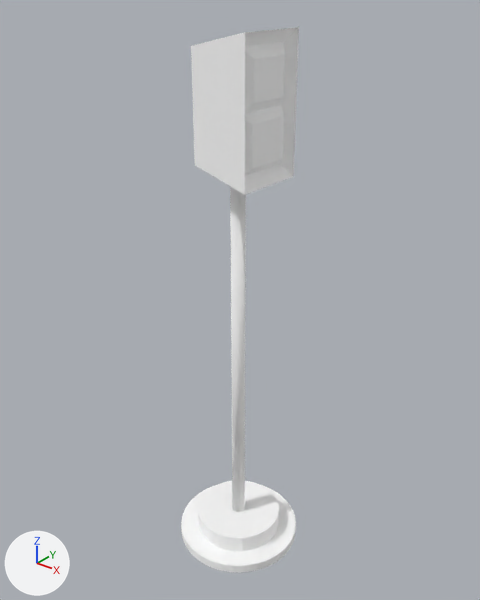
Two versions of the glTF model ampel_pole.glb, one commit apart.
Before and after are seen from a camera (50 mm lens) standing at (1.104, -1.371, 2.33) and looking at (-0.014, 0.025, 1.464). Arrows for +X, +Y and +Z are at lower left; the lights stay in place. Where no turn or scale is listed for an object, it has been applied to the vertices.

The older version as bpy lines, for what is in view:
```python
mat_material_001 = principled_material('Material.001')
mat_material_001.base_color = (1.0, 1.0, 1.0)  # white #ffffff
mat_material_001.metallic = 1.0
mat_material_001.roughness = 1.0
me_cube_003 = bpy.data.meshes.new('Cube.003')
me_cube_003.from_pydata(...)  # 34 vertices, 64 faces; spans x -0.107..0.107, y -0.107..0.107, z -0.107..0.27
me_cube_003.materials.append(mat_material_001)  # white #ffffff
me_cylinder_002 = bpy.data.meshes.new('Cylinder.002')
me_cylinder_002.from_pydata(...)  # a 32-sided cylinder along z spanning x -1.0..1.0, y -1.0..1.0, z -1.0..-0.52
me_cylinder_002.materials.append(mat_material_001)  # white #ffffff
me_cylinder_003 = bpy.data.meshes.new('Cylinder.003')
me_cylinder_003.from_pydata(...)  # a 32-sided cylinder along z spanning x -1.0..1.0, y -1.0..1.0, z -1.0..52.8
me_cylinder_003.materials.append(mat_material_001)  # white #ffffff
me_fußteil_2 = bpy.data.meshes.new('Fußteil 2')
me_fußteil_2.from_pydata(...)  # a 32-sided cylinder along z spanning x -1.0..1.0, y -1.0..1.0, z -0.76..-0.6
me_fußteil_2.materials.append(mat_material_001)  # white #ffffff
ob_cube = bpy.data.objects.new('Cube', me_cube_003)
ob_cube.location = (0.0, 0.0, 1.949)
ob_cylinder_001 = bpy.data.objects.new('Cylinder.001', me_cylinder_002)
ob_cylinder_001.parent = ob_fußteil_1
ob_cylinder_001.location = (0.0, 0.0, 0.0551)
ob_cylinder_001.scale = (0.698, 0.698, 0.698)
ob_fußteil_1 = bpy.data.objects.new('Fußteil 1', me_fußteil_2)
ob_fußteil_1.location = (0.0, 0.0, 0.743)
ob_fußteil_1.scale = (0.2, 0.2, 0.2)
ob_stange = bpy.data.objects.new('Stange', me_cylinder_003)
ob_stange.parent = ob_cylinder_001
ob_stange.location = (0.0, 0.0, -0.406)
ob_stange.scale = (0.154, 0.154, 0.154)
```
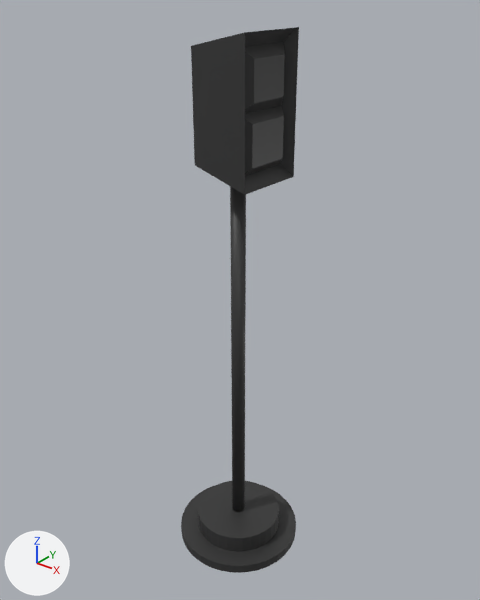
Changed parts and their boxes [x1, y1, x2, y2] in the pictures (480 x 600 px):
'Cube', recoloured, surface changed (white to black)
    both: [191, 27, 299, 195]
'Stange', recoloured, surface changed (white to black)
    both: [230, 187, 246, 512]
'Cylinder.001', recoloured, surface changed (white to black)
    both: [198, 481, 279, 551]
'Fußteil 1', recoloured, surface changed (white to black)
    both: [181, 485, 296, 573]

Diff of the bpy script that builds the scene:
```diff
--- a/ampel_pole.glb.py
+++ b/ampel_pole.glb.py
@@ mat_material_001 @@
 mat_material_001 = principled_material('Material.001')
-mat_material_001.base_color = (1.0, 1.0, 1.0)  # white #ffffff
-mat_material_001.metallic = 1.0
-mat_material_001.roughness = 1.0
+mat_material_001.base_color = (0.0331, 0.0331, 0.0331)  # black #333333
```
